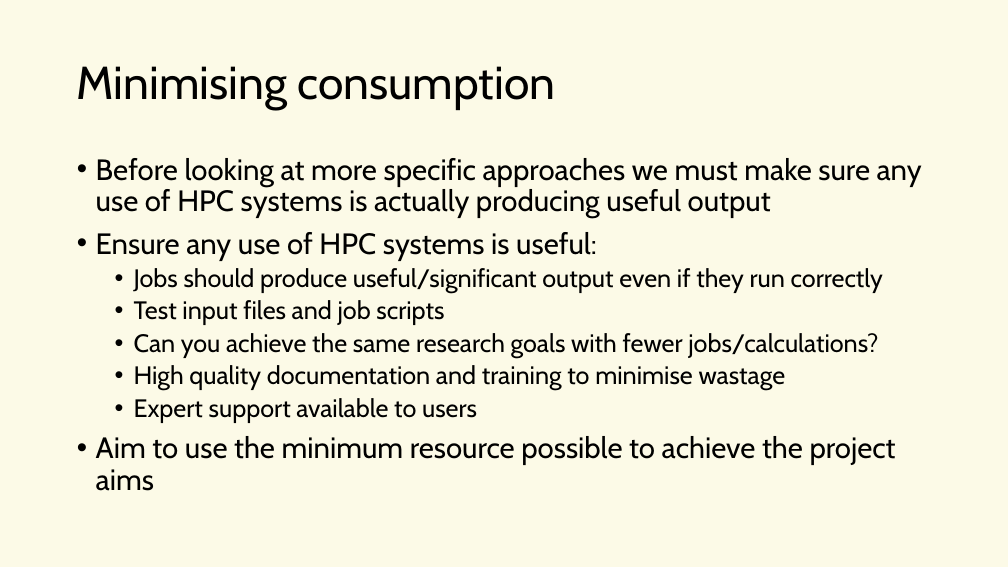
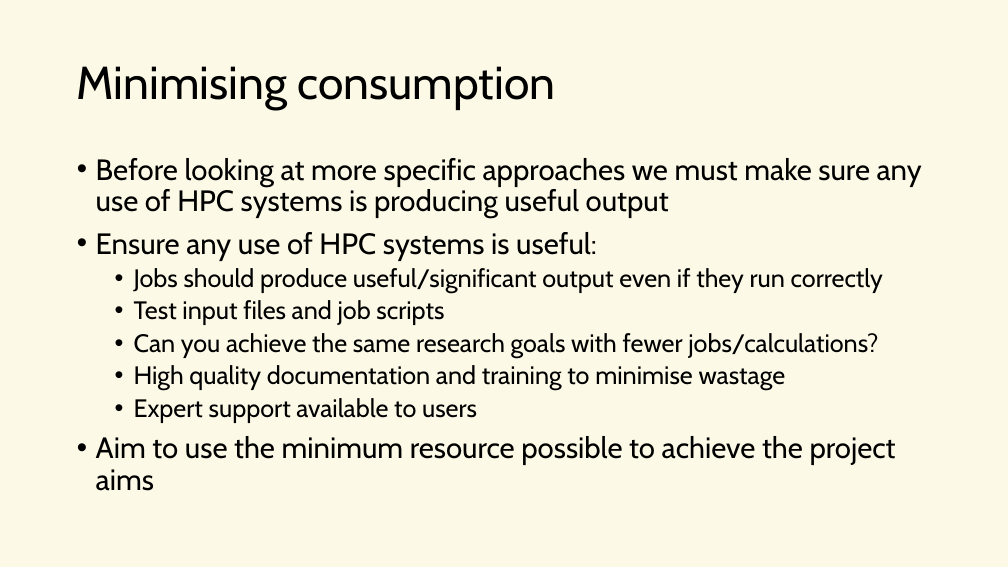
Before and after one commit to EPCCed/2026-02-26_GreenHPC_Turing, a slide deck: slide 20 of instructors/L8-reducing-emissions.pptx. Drawn at 1008x567 pixels with LibreOffice and Linux fonts; fonts in the diff are those of the drawing. Boxes give left, top, right and bottom in pixels: in the first picture for what was removed or moved away, otherwise in the second. Text is boxed around its words. In the diff, an @@ line names an element or a change of style, - is before the commit and + after.

Commit message:
Fix typos in presentations

```diff
--- a/instructors/L8-reducing-emissions.pptx
+++ b/instructors/L8-reducing-emissions.pptx
@@ text at (x1=96, y1=158, x2=922, y2=219): text changed @@
-• Before looking at more specific approaches we must make sure any use of HPC systems is actually producing useful output
+• Before looking at more specific approaches we must make sure any use of HPC systems is producing useful output
```
Also in this commit, not shown: 3 other slides changed, 6 other files.
